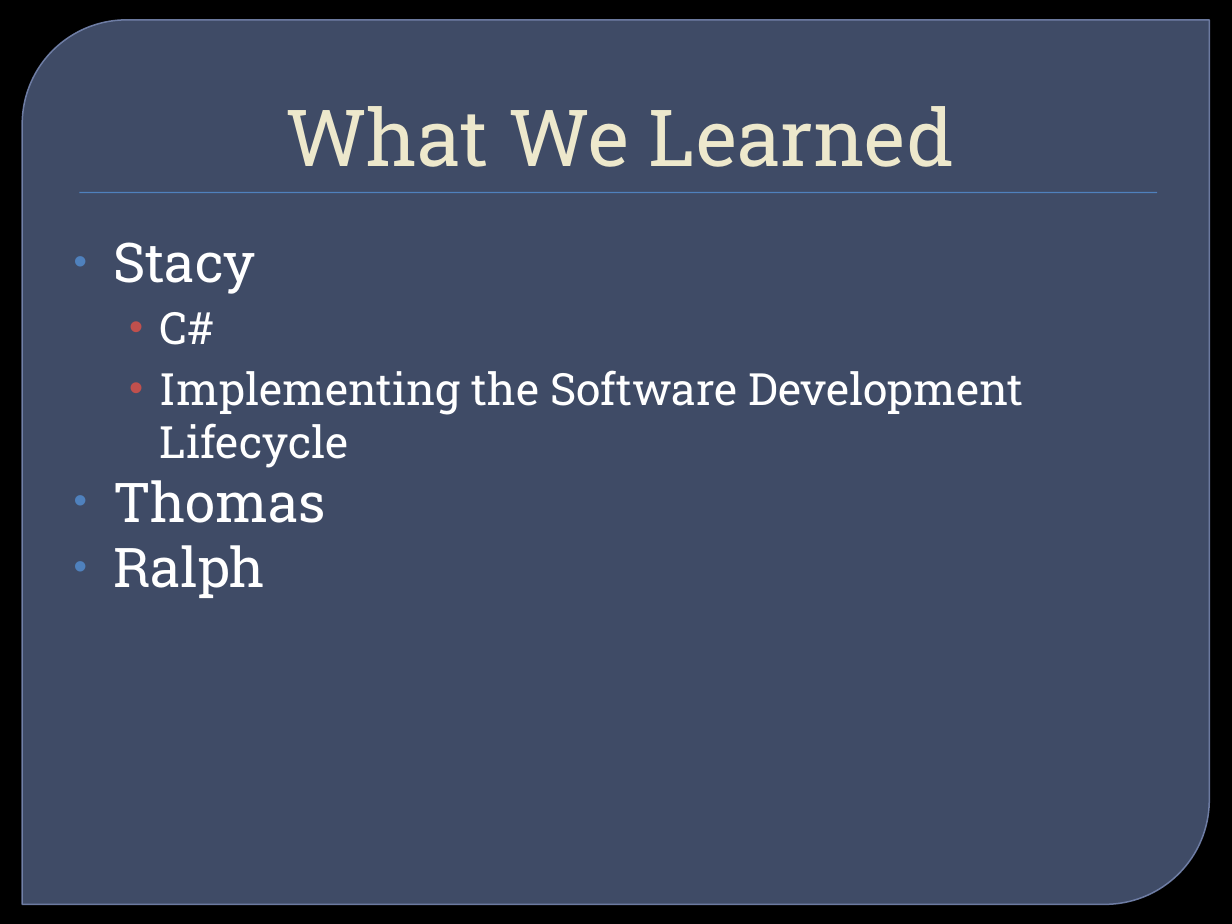
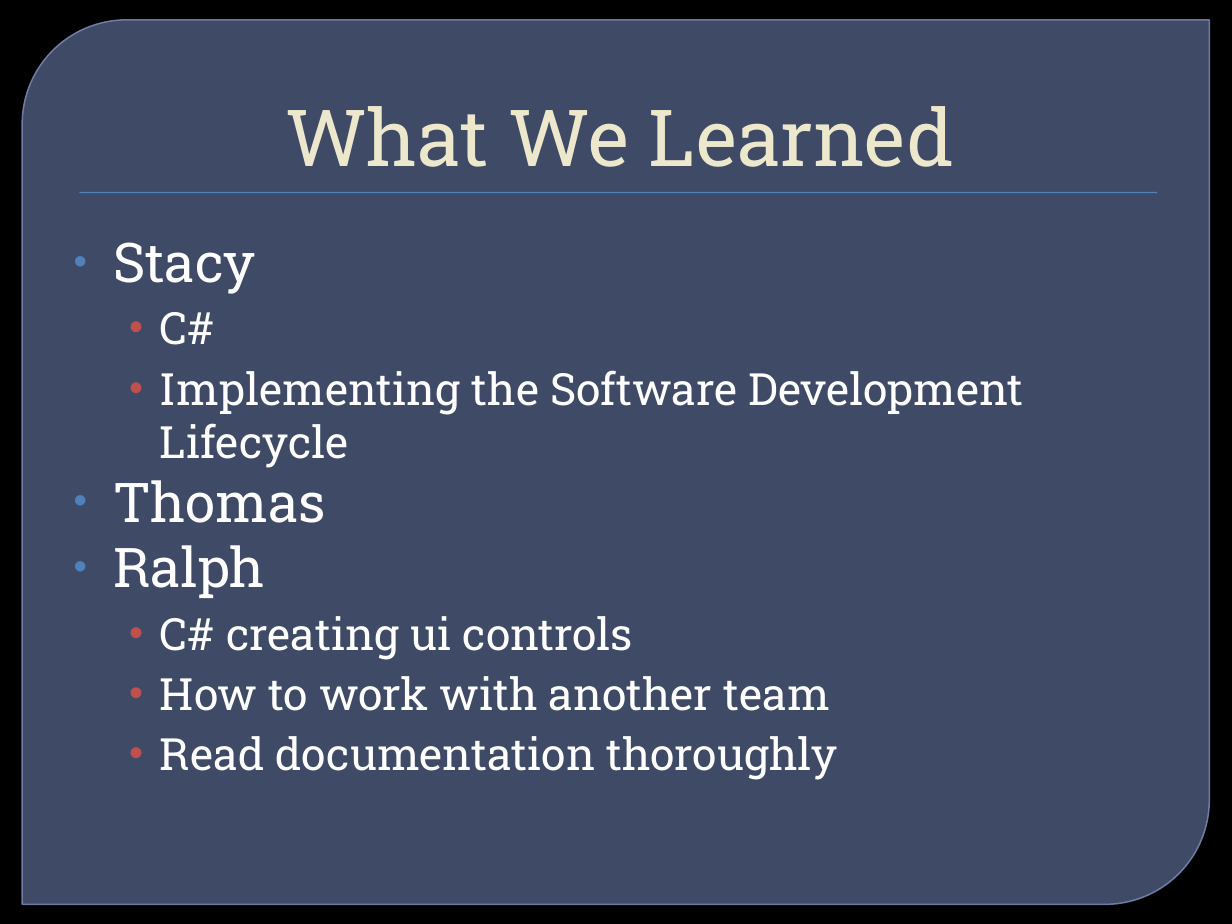
Before and after one commit to ameindygogirl/FishSeniorProject, a slide deck: slide 18 of Briefings/WinterFinalBriefing.pptx. Drawn at 1232x924 pixels with LibreOffice and Linux fonts; fonts in the diff are those of the drawing; background and template pictures are left out. Boxes give left, top, right and bottom in pixels: in the first picture for what was removed or moved away, otherwise in the second. Text is boxed around its words. In the diff, an @@ line names an element or a change of style, - is before the commit and + after.

Commit message:
Put what I leanred
I will work on json slides later tonight

```diff
--- a/Briefings/WinterFinalBriefing.pptx
+++ b/Briefings/WinterFinalBriefing.pptx
@@ text at (160,616,837,780): paragraphs added @@
+  • C# creating ui controls
+  • How to work with another team
+  • Read documentation thoroughly
```
